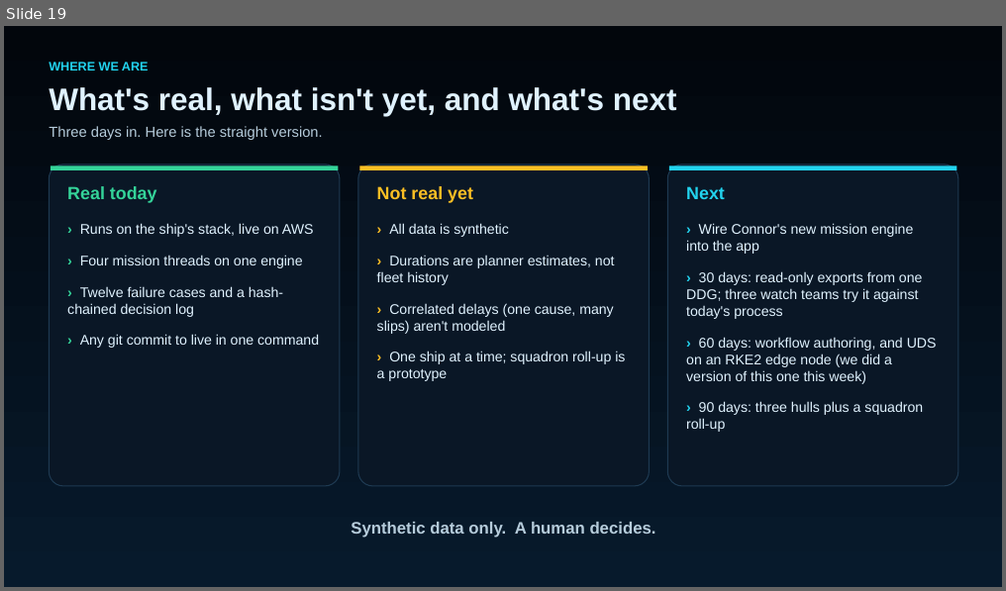
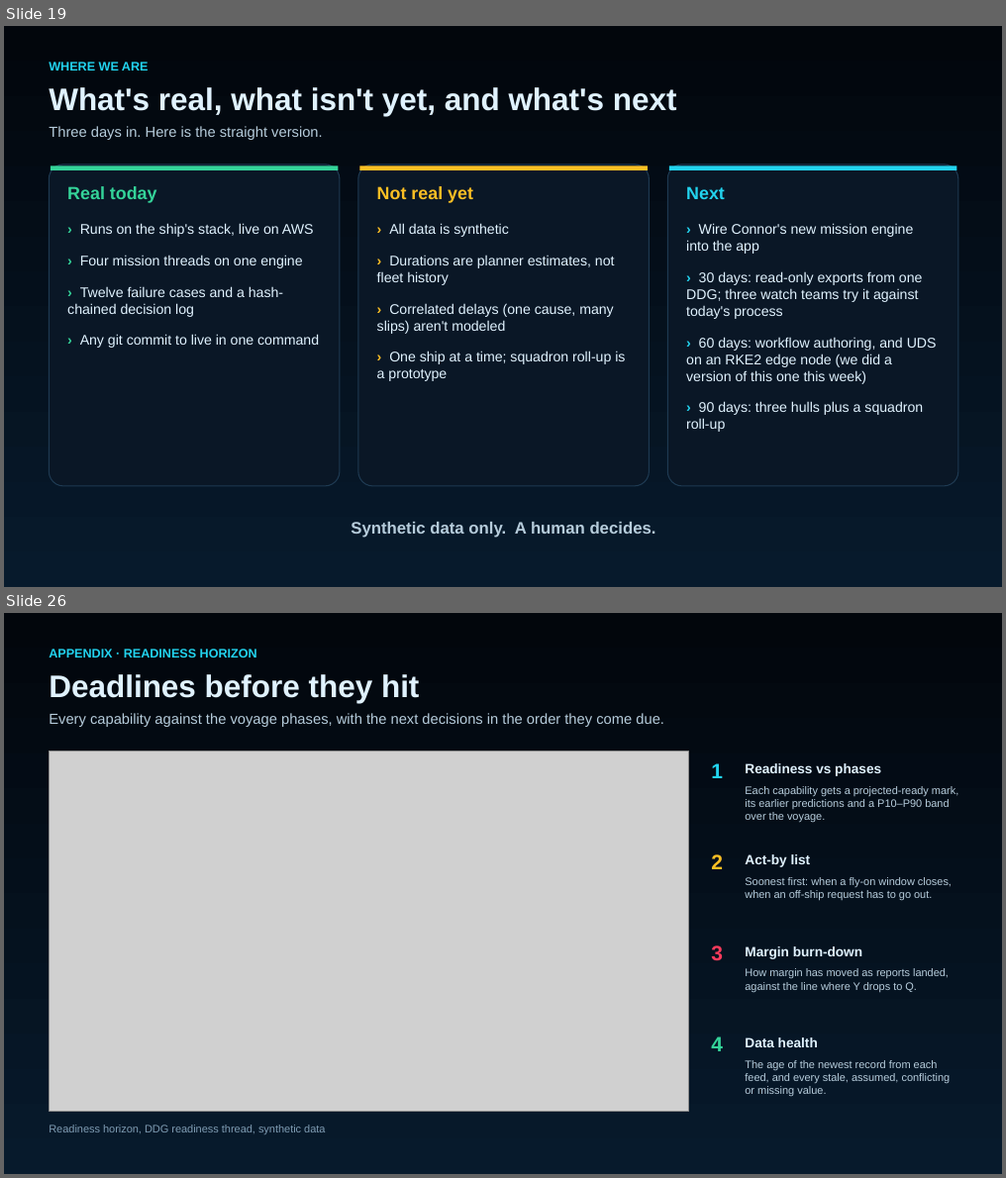
Before and after one commit to bschumacher-uncomn/HAWSIR, a slide deck: docs/slides/HAWSIR_this_week.pptx. Shown one above the other, each under a label of ours: slide 19 before the commit, slides 19 and 26 after it; the slides between them are not shown. The pictures are 1006x591 and 1006x1178 pixels, drawn with LibreOffice and Linux fonts; fonts in the diff are those of the drawing; grey boxes stand for pictures. Boxes give left, top, right and bottom in pixels: in the first picture for what was removed or moved away, otherwise in the second. Text is boxed around its words. In the diff, an @@ line names an element or a change of style, - is before the commit and + after.

Commit message:
Deck: appendix of app screenshots (fleet globe, what-if, Monte Carlo, horizon, theater, other threads)

```diff
--- a/docs/slides/HAWSIR_this_week.pptx
+++ b/docs/slides/HAWSIR_this_week.pptx
@@ slide 26 added at box(4, 613, 1002, 1174), background #FFFFFF @@
@@ rectangle added at box(4, 613, 1002, 1174), fill gradient #071A2C to #02060C @@
@@ text added at box(49, 649, 257, 658), 12 pt, text #22D3EE, bold @@
+APPENDIX · READINESS HORIZON
@@ text added at box(49, 674, 419, 703), 30 pt, text #E0F2FE, bold @@
+Deadlines before they hit
@@ text added at box(49, 713, 664, 727), 14 pt, text #B6CCDB @@
+Every capability against the voyage phases, with the next decisions in the order they come due.
@@ picture added at box(49, 752, 689, 1112) @@
@@ text added at box(711, 763, 723, 778), 20 pt, text #22D3EE, bold @@
+1
@@ text added at box(745, 763, 881, 776), 13 pt, text #E0F2FE, bold @@
+Readiness vs phases
@@ text added at box(745, 786, 958, 823), 10.5 pt, text #B6CCDB @@
+Each capability gets a projected-ready mark, its earlier predictions and a P10–P90 band over the voyage.
@@ text added at box(711, 855, 723, 869), 20 pt, text #FBBF24, bold @@
+2
@@ text added at box(745, 855, 811, 867), 13 pt, text #E0F2FE, bold @@
+Act-by list
@@ text added at box(745, 877, 951, 901), 10.5 pt, text #B6CCDB @@
+Soonest first: when a fly-on window closes, when an off-ship request has to go out.
@@ text added at box(711, 946, 723, 961), 20 pt, text #FB3B5C, bold @@
+3
@@ text added at box(745, 947, 862, 959), 13 pt, text #E0F2FE, bold @@
+Margin burn-down
@@ text added at box(745, 968, 948, 992), 10.5 pt, text #B6CCDB @@
+How margin has moved as reports landed, against the line where Y drops to Q.
@@ text added at box(711, 1037, 723, 1052), 20 pt, text #34D399, bold @@
+4
@@ text added at box(745, 1038, 818, 1048), 13 pt, text #E0F2FE, bold @@
+Data health
@@ text added at box(745, 1060, 950, 1097), 10.5 pt, text #B6CCDB @@
+The age of the newest record from each feed, and every stale, assumed, conflicting or missing value.
@@ text added at box(49, 1125, 325, 1135), 10.5 pt, text #7F9CB3 @@
+Readiness horizon, DDG readiness thread, synthetic data
```
Also in this commit, not shown: 8 other slides added, 3 other files.
